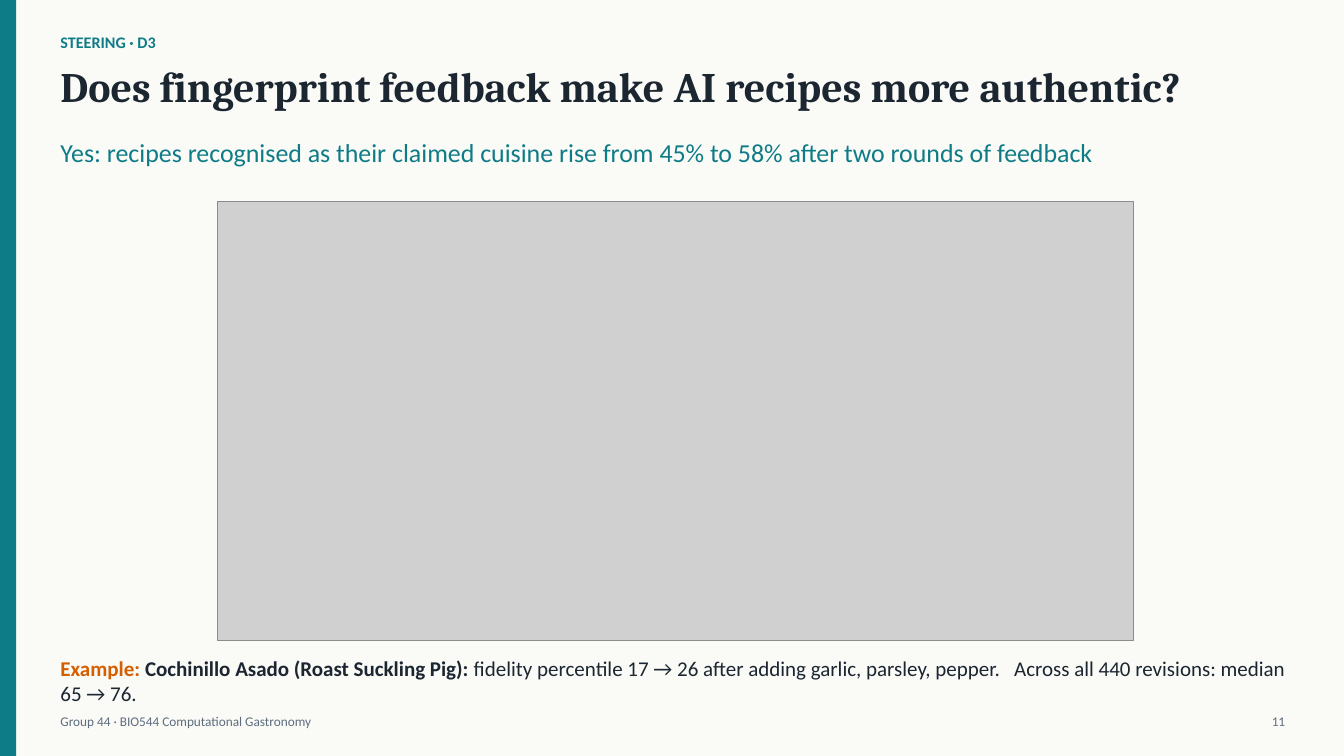
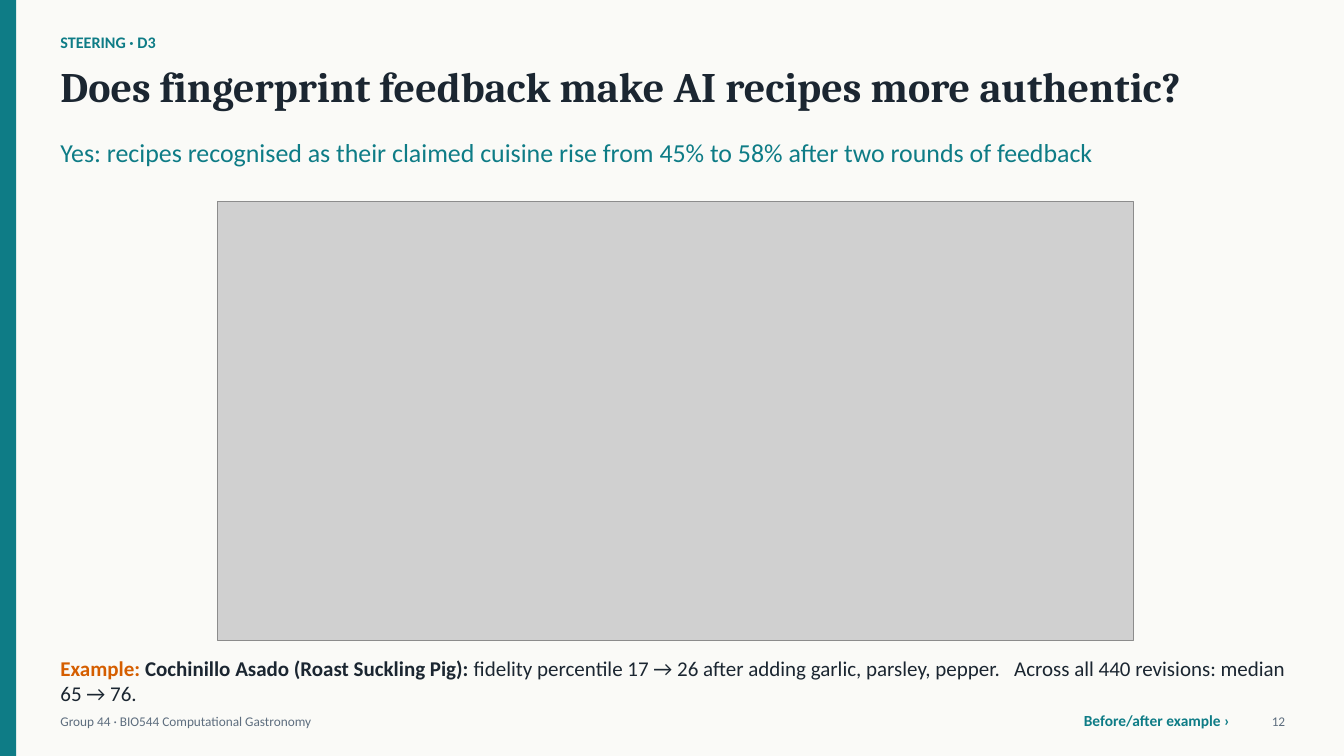
Before and after one commit to Nishant7p/CGAS-Project, a slide deck: slide 12 of deliverables/Group44_BIO544_slides.pptx (slide 11 before the commit). Drawn at 1344x756 pixels with LibreOffice and Linux fonts; fonts in the diff are those of the drawing; grey boxes stand for pictures. Boxes give left, top, right and bottom in pixels: in the first picture for what was removed or moved away, otherwise in the second. Text is boxed around its words. In the diff, an @@ line names an element or a change of style, - is before the commit and + after.

```diff
--- a/deliverables/Group44_BIO544_slides.pptx
+++ b/deliverables/Group44_BIO544_slides.pptx
@@ text added at (x1=1084, y1=715, x2=1220, y2=729), 11 pt, text #0E7C86, bold @@
+Before/after example ›
@@ text at (x1=1272, y1=717, x2=1285, y2=726): text changed @@
-11
+12
```
Also in this commit, not shown: 20 other slides changed, 2 slides added, 1 slide removed, 27 other files.
